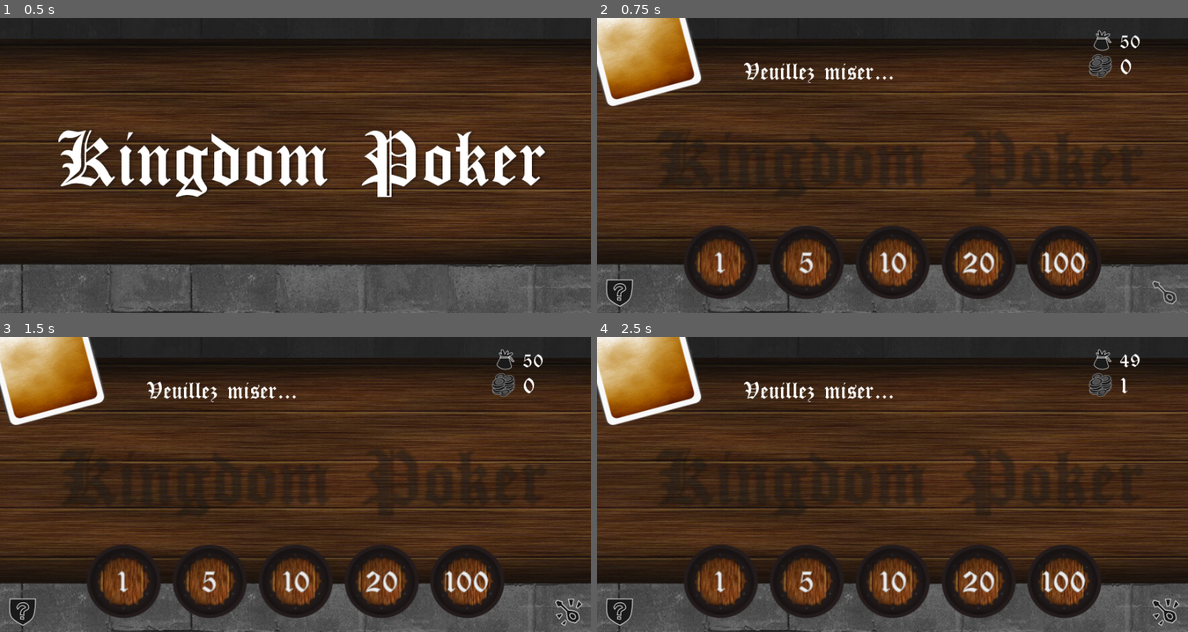
Above: before the commit, frames 1-4 (two rows, left to right).
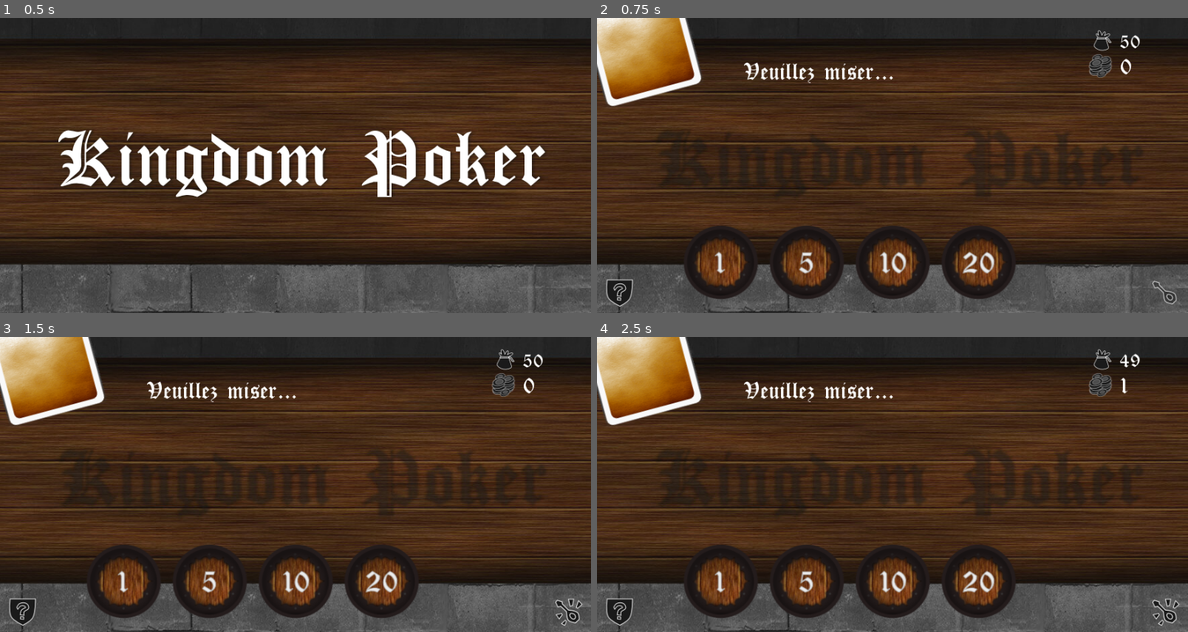
Above: after the commit, the same moments.

Repository: ubermanu/kingdom-poker
Game: Godot game, scene res://Menu.tscn
Two runs of this game, one before a commit and one after it. Both use one fixed random seed, a clock stepped at 60 frames per second and the inputs below.
Inputs (mouse positions are in pixels of both pictures, inside the frame that each line leads up to):
- Up to frame 1 (0.5 s): no input
- Up to frame 2 (0.75 s): tap Enter at 0.5 s; move the mouse to (1022, 150) at 0.52 s; click (1022, 150) at 0.67 s
- Up to frame 3 (1.5 s): tap Space at 1.25 s; drag from (567, 611) to (23, 611) at 1.27 s
- Up to frame 4 (2.5 s): tap Enter at 2 s; move the mouse to (721, 581) at 2.02 s; click (721, 581) at 2.17 s

Frame 1 is identical in both runs. In frame 2, 2.0% of the frame differs, in the area x 72-86%, y 70-96%; in frame 3, 2.0%; in frame 4, 2.0%.

Commit message:
Hide if the player can't bet this value

Diff:
--- a/Token.gd
+++ b/Token.gd
@@ -11,6 +11,12 @@
 ]
 
 signal bet(amount)
+
+func _ready():
+	get_tree().current_scene.connect("bank_updated", self, "_on_Game_bank_updated")
+
+func _on_Game_bank_updated(bank):
+	visible = bank >= value
 
 func set_value(v):
 	value = v
